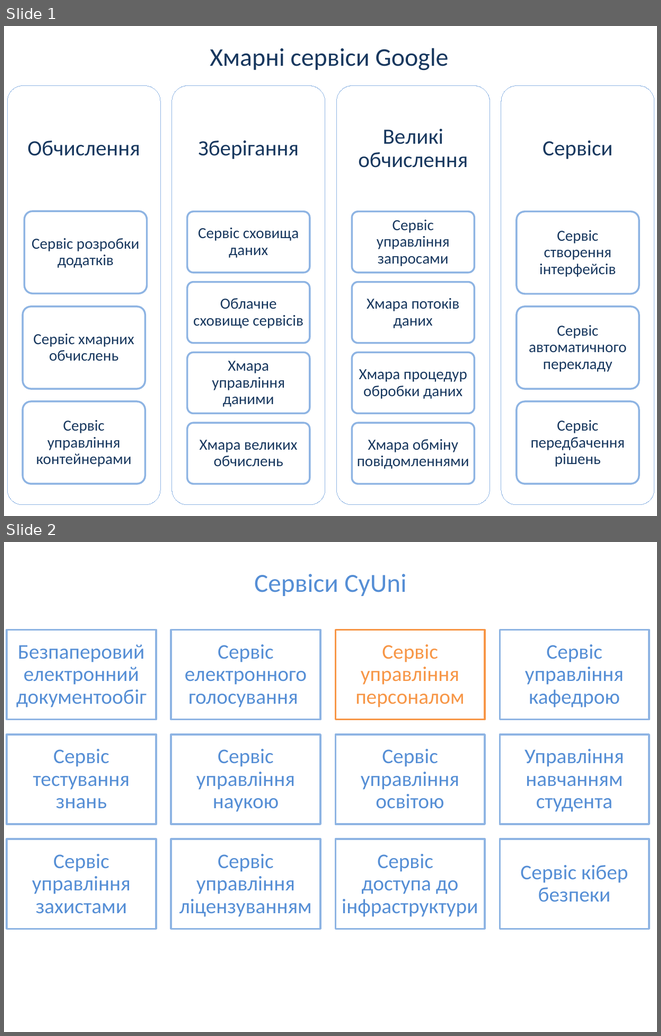
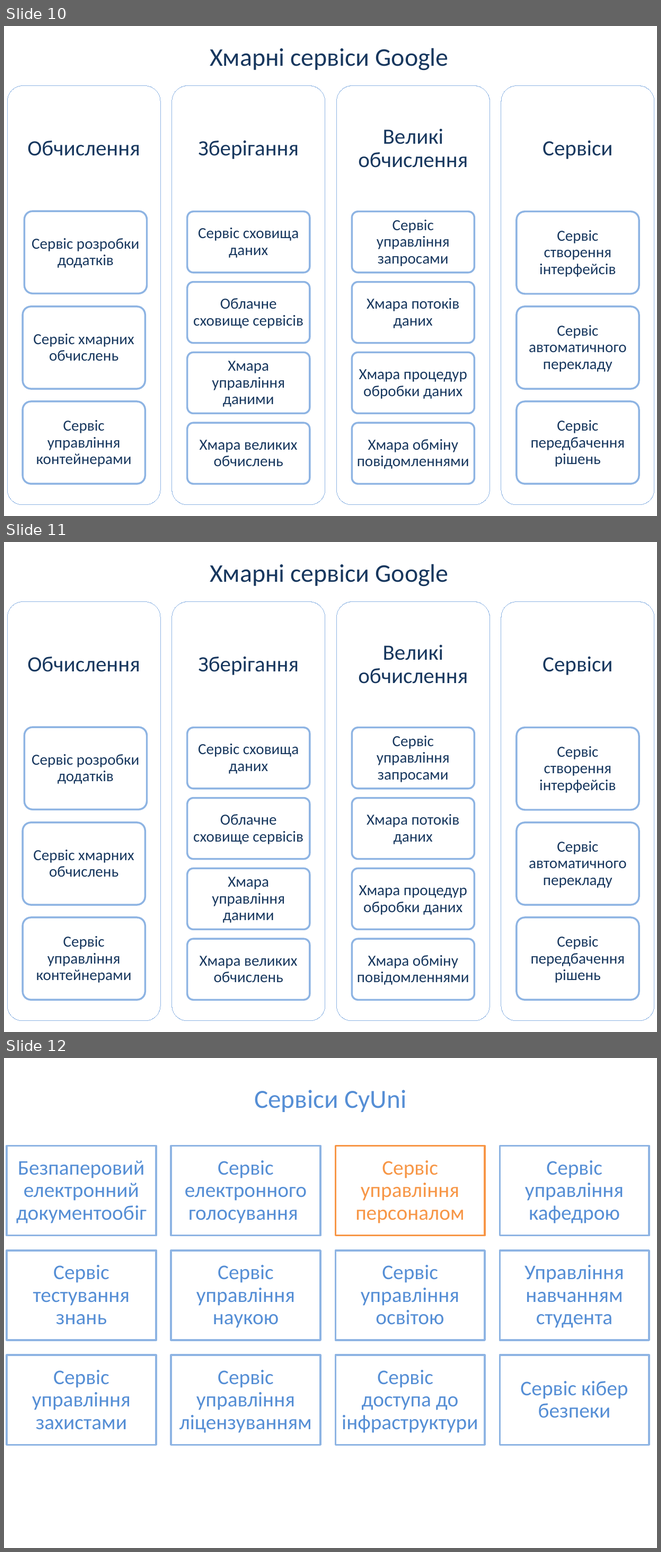
Before and after one commit to UdgineIzotov/diplom-doc, a slide deck: root/Презентация.pptx. Shown one above the other, each under a label of ours: slides 1 and 2 before the commit, slides 10, 11 and 12 after it. The pictures are 661x1036 and 661x1552 pixels, drawn with LibreOffice and Linux fonts; fonts in the diff are those of the drawing. Boxes give left, top, right and bottom in pixels: in the first picture for what was removed or moved away, otherwise in the second. Text is boxed around its words. In the diff, an @@ line names an element or a change of style, - is before the commit and + after.

```diff
--- a/root/Презентация.pptx
+++ b/root/Презентация.pptx
@@ slide 11 added at [4, 542, 657, 1032], background #FFFFFF @@
@@ text added at [210, 564, 449, 587], 28 pt, text #17375E @@
+Хмарні сервіси Google
@@ group added at [7, 602, 654, 1021]: 18 rounded rectangles, 18 texts @@
+Обчислення
+Сервіс розробки додатків
+Сервіс хмарних обчислень
+Сервіс управління контейнерами
+Зберігання
+Сервіс сховища даних
+Облачне сховище сервісів
+Хмара управління даними
+Хмара великих обчислень
+Великі обчислення
+Сервіс управління запросами
+Хмара потоків даних
+Хмара процедур обробки даних
+Хмара обміну повідомленнями
+Сервіси
+Сервіс створення інтерфейсів
+Сервіс автоматичного перекладу
+Сервіс передбачення рішень
@@ what was slide 1 is now slide 10 @@
@@ what was slide 2 is now slide 12 @@
```
Also in this commit, not shown: 9 other slides added, 2 other files.
